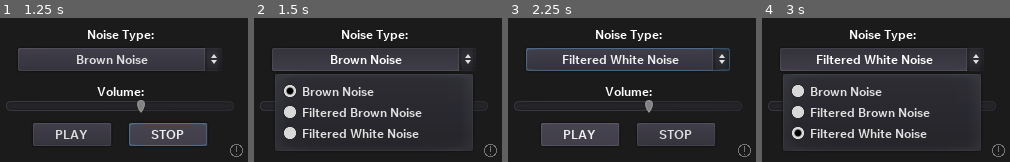
Above: before the commit, frames 1-4 (left to right).
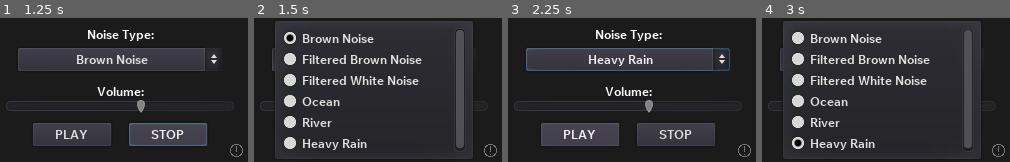
Above: after the commit, the same moments.

Repository: stixc/staticnoizer
Game: Godot game, scene res://app.tscn
Same seed, same stepped clock (60 frames per second), same inputs: the game is played once before the commit and once after it.
Inputs:
- Up to frame 1 (1.25 s): click "STOP" at 0.5 s
- Up to frame 2 (1.5 s): click "Brown Noise" at 1.25 s
- Up to frame 3 (2.25 s): click "PLAY" at 2 s
- Up to frame 4 (3 s): click "Filtered White Noise" (after the commit: "Heavy Rain") at 2.75 s

Frame 1 is identical in both runs. In frame 2, 27% of the frame differs, in the area x 8-89%, y 2-98%; in frame 3, 1.8%; in frame 4, 27%.

Commit message:
New sounds added

Diff:
--- a/app.gd
+++ b/app.gd
@@ -3,6 +3,9 @@
 # 0 = Brown Noise
 # 1 = Filt. Brown Noise
 # 2 = Filt. White Noise
+# 3 = Ocean
+# 4 = River
+# 5 = Heavy Rain
 
 var NoiseType # what noise has been set
 onready var dropdown = $OptionButton # the dropdown menu
@@ -21,6 +24,12 @@
 		$StaticBrownFilt.play()
 	elif NoiseType == 2:
 		$StaticFilt.play()
+	elif NoiseType == 3:
+		$Ocean.play()
+	elif NoiseType == 4:
+		$River.play()
+	elif NoiseType == 5:
+		$Rain.play()
 
 func _on_OptionButton_item_selected(index):
 	var selc = index
@@ -30,22 +39,58 @@
 		change_sound()
 		$StaticBrownFilt.stop()
 		$StaticFilt.stop()
+		$Ocean.stop()
+		$Rain.stop()
+		$River.stop()
 	elif selc == 1:
 		NoiseType = 1
 		change_sound()
 		$StaticBrown.stop()
 		$StaticFilt.stop()
+		$Ocean.stop()
+		$Rain.stop()
+		$River.stop()
 	elif selc == 2:
 		NoiseType = 2
 		change_sound()
 		$StaticBrown.stop()
 		$StaticBrownFilt.stop()
+		$Ocean.stop()
+		$Rain.stop()
+		$River.stop()
+	elif selc == 3:			# ocean
+		NoiseType = 3
+		change_sound()
+		$StaticFilt.stop()
+		$StaticBrown.stop()
+		$StaticBrownFilt.stop()
+		$Rain.stop()
+		$River.stop()
+	elif selc == 4:			# river
+		NoiseType = 4
+		change_sound()
+		$StaticFilt.stop()
+		$StaticBrown.stop()
+		$StaticBrownFilt.stop()
+		$Rain.stop()
+		$Ocean.stop()
+	elif selc == 5:			# rain
+		NoiseType = 5
+		change_sound()
+		$StaticFilt.stop()
+		$StaticBrown.stop()
+		$StaticBrownFilt.stop()
+		$Ocean.stop()
+		$River.stop()
 
 
 func _on_Stop_button_up():
 	$StaticBrown.stop()
 	$StaticBrownFilt.stop()
 	$StaticFilt.stop()
+	$Ocean.stop()
+	$Rain.stop()
+	$River.stop()
 
 func _on_Play_button_up():
 	change_sound()
--- a/app.tscn
+++ b/app.tscn
@@ -8,6 +8,9 @@
 [ext_resource path="res://volume.gd" type="Script" id=6]
 [ext_resource path="res://about.png" type="Texture" id=7]
 [ext_resource path="res://font/WixMadeforText-Bold.ttf" type="DynamicFontData" id=8]
+[ext_resource path="res://river.ogg" type="AudioStream" id=9]
+[ext_resource path="res://heavy_rain.ogg" type="AudioStream" id=10]
+[ext_resource path="res://ocean.ogg" type="AudioStream" id=11]
 
 [sub_resource type="DynamicFont" id=1]
 size = 12
@@ -87,7 +90,7 @@
 text = "Brown Noise"
 align = 1
 icon_align = 1
-items = [ "Brown Noise", null, false, 0, null, "Filtered Brown Noise", null, false, 1, null, "Filtered White Noise", null, false, 2, null ]
+items = [ "Brown Noise", null, false, 0, null, "Filtered Brown Noise", null, false, 1, null, "Filtered White Noise", null, false, 2, null, "Ocean", null, false, 3, null, "River", null, false, 4, null, "Heavy Rain", null, false, 5, null ]
 selected = 0
 
 [node name="StaticBrownFilt" type="AudioStreamPlayer" parent="."]
@@ -101,6 +104,17 @@
 [node name="StaticFilt" type="AudioStreamPlayer" parent="."]
 stream = ExtResource( 4 )
 bus = "Noises"
+
+[node name="River" type="AudioStreamPlayer" parent="."]
+stream = ExtResource( 9 )
+volume_db = -3.0
+
+[node name="Rain" type="AudioStreamPlayer" parent="."]
+stream = ExtResource( 10 )
+volume_db = -2.0
+
+[node name="Ocean" type="AudioStreamPlayer" parent="."]
+stream = ExtResource( 11 )
 
 [node name="HSlider" type="HSlider" parent="."]
 anchor_left = 0.5
@@ -155,7 +169,7 @@
 margin_right = 244.0
 margin_bottom = 49.0
 theme = ExtResource( 2 )
-text = "StaticNoizer - v1.4a
+text = "StaticNoizer - v1.5
 Created by stixc (contact@stixc.lol)"
 
 [node name="AppInfo2" type="Label" parent="about_box"]
Not shown: 1 places in app.tscn that only renumber resources
Not shown, added: heavy_rain.ogg.import
Not shown, added: ocean.ogg.import
Not shown, added: river.ogg.import
Not shown, changed: README.md
Not shown, added: heavy_rain.ogg
Not shown, added: ocean.ogg
Not shown, added: river.ogg
